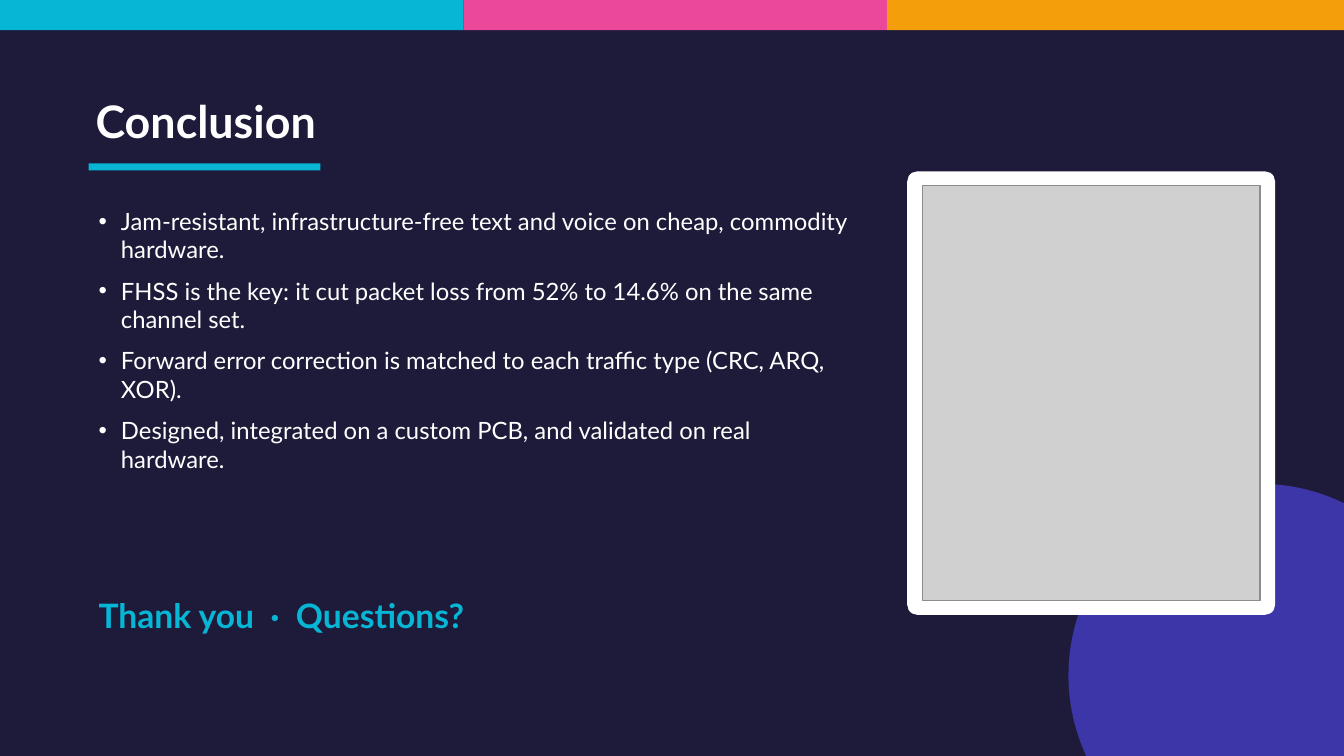
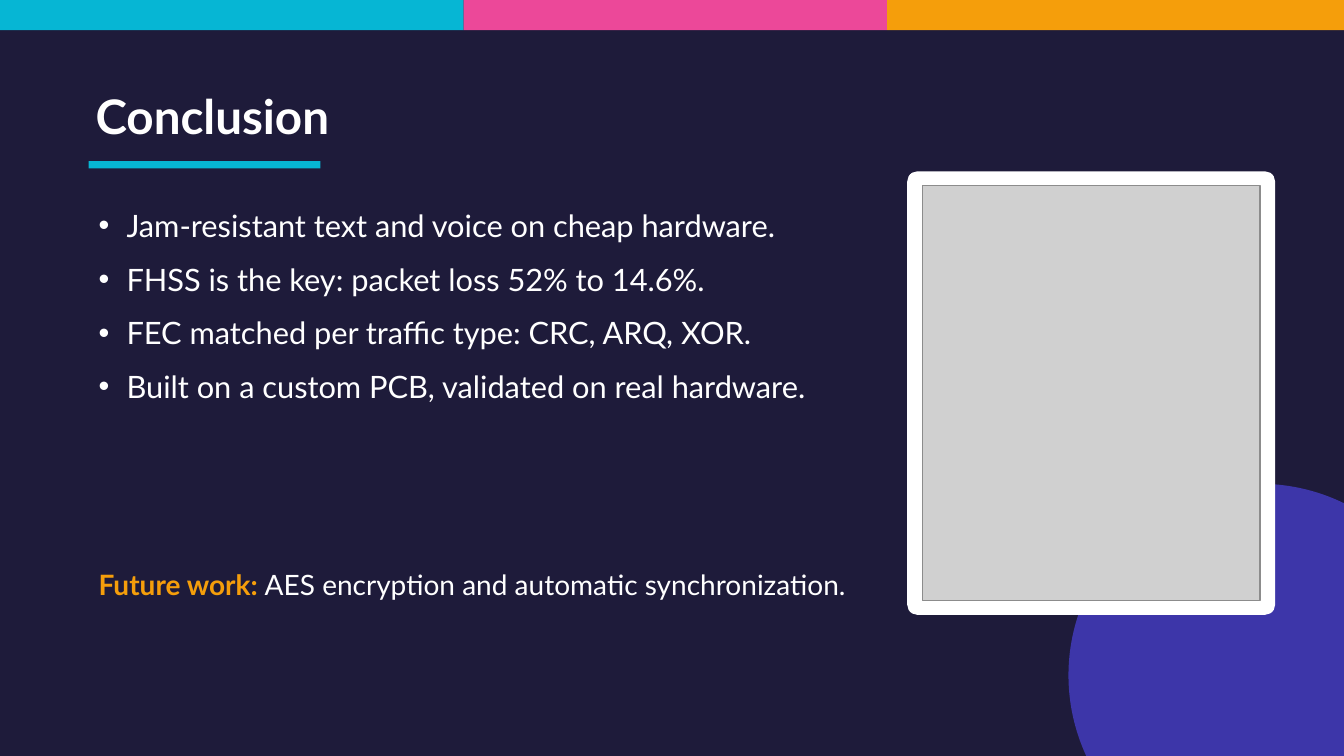
Before and after one commit to MarcEGed/Mini-Project, a slide deck: slide 13 of FELCOM_Presentation.pptx. Drawn at 1344x756 pixels with LibreOffice and Linux fonts; fonts in the diff are those of the drawing; grey boxes stand for pictures. Boxes give left, top, right and bottom in pixels: in the first picture for what was removed or moved away, otherwise in the second. Text is boxed around its words. In the diff, an @@ line names an element or a change of style, - is before the commit and + after.

```diff
--- a/FELCOM_Presentation.pptx
+++ b/FELCOM_Presentation.pptx
@@ text "Conclusion" at [96,98,330,135]: size 32 to 34 pt @@
@@ text at [127,214,806,402]: text changed; size 17 to 22 pt @@
-• Jam-resistant, infrastructure-free text and voice on cheap, commodity hardware.
-• FHSS is the key: it cut packet loss from 52% to 14.6% on the same channel set.
-• Forward error correction is matched to each traffic type (CRC, ARQ, XOR).
-• Designed, integrated on a custom PCB, and validated on real hardware.
+• Jam-resistant text and voice on cheap hardware.
+• FHSS is the key: packet loss 52% to 14.6%.
+• FEC matched per traffic type: CRC, ARQ, XOR.
+• Built on a custom PCB, validated on real hardware.
@@ text at [99,574,846,600]: text changed; size 24 to 20 pt; text colour #06B6D4 to #FFFFFF; bold off @@
-Thank you · Questions?
+Future work: AES encryption and automatic synchronization.
```
Also in this commit, not shown: 11 other slides changed, 3 slides added, 1 slide removed.
